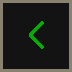
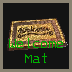
The second 72px x 72px image is a revision of the first. Changes to its layers:
showed group "Decor" (31 layers) over [7,18,68,63]
added group "Welcome Mat" with 2 layers in group "Decor" over [7,18,68,63]
added layer "Welcome ..." in group "Welcome Mat" over [9,38,63,63]
added layer "Lethal-company-welcome-mat.png" in group "Welcome Mat" over [7,18,68,51]
hid "<" over [29,21,44,49]
